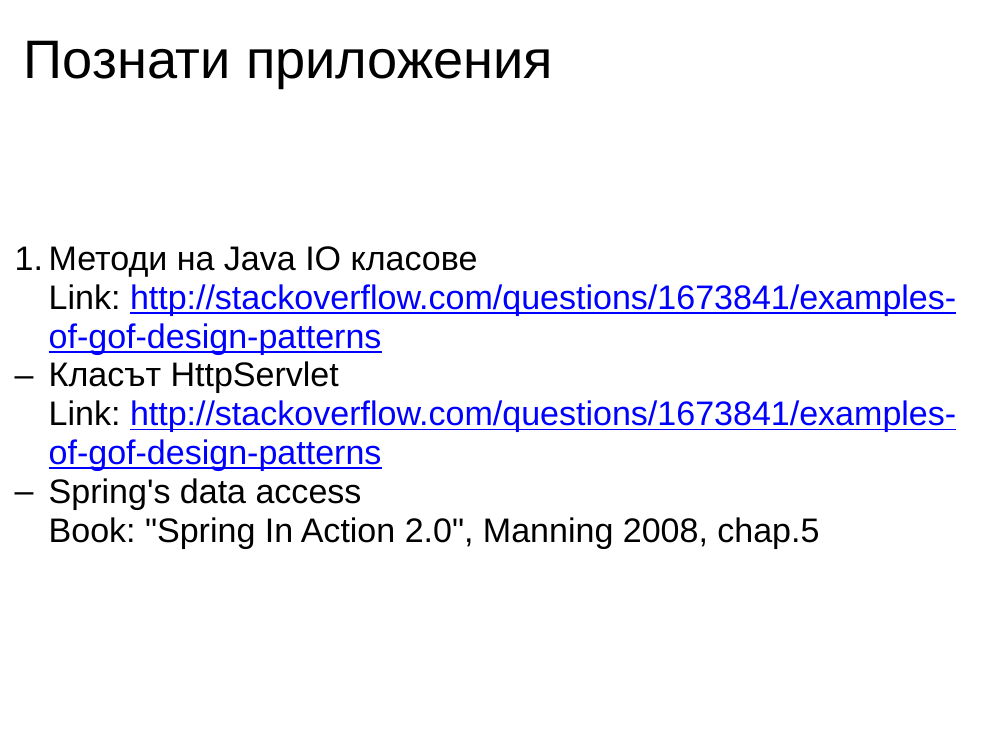
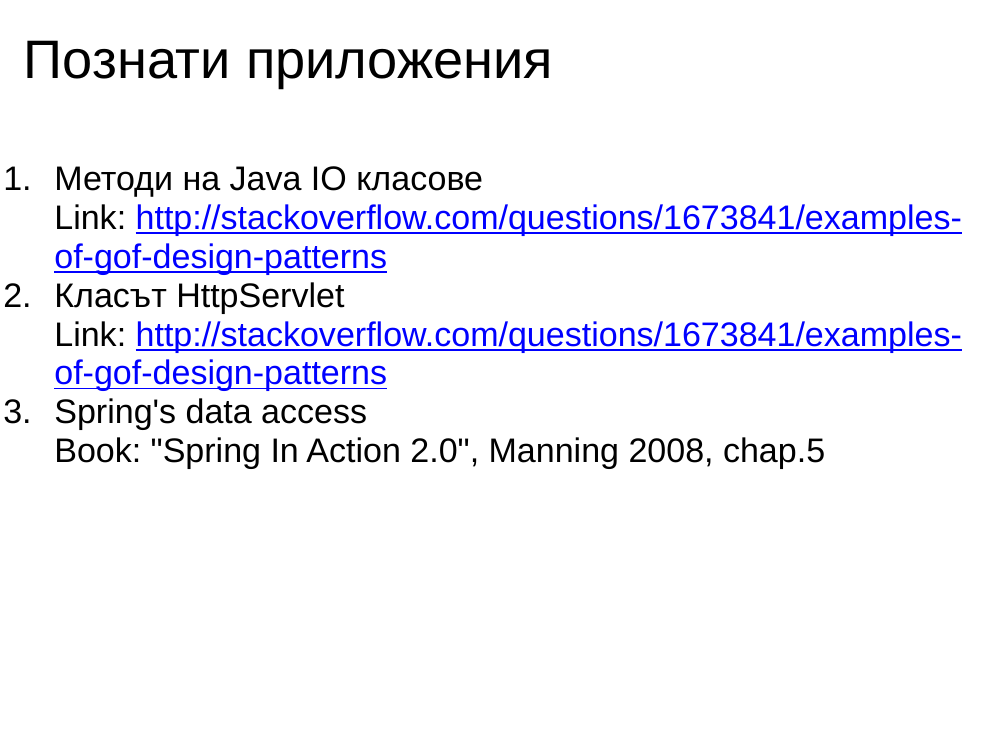
Before and after one commit to nikolaiweselinow/design-patterns-book, a slide deck: slide 7 of resources/Chapter-27-Template-Method/Chapter-27-Template-Method.ppt. Drawn at 1008x756 pixels with LibreOffice and Linux fonts; fonts in the diff are those of the drawing. Boxes give left, top, right and bottom in pixels: in the first picture for what was removed or moved away, otherwise in the second. Text is boxed around its words. In the diff, an @@ line names an element or a change of style, - is before the commit and + after.

```diff
--- a/resources/Chapter-27-Template-Method/Chapter-27-Template-Method.ppt
+++ b/resources/Chapter-27-Template-Method/Chapter-27-Template-Method.ppt
@@ text "Методи на Java IO класове ..." at <box>54,166,962,469</box>: list level 2 to 1 in "Методи на Java IO класове ..."; bullet – to 1.; list level 2 to 1 in "Класът HttpServlet Link: http://stackoverflow.com/questions/ ..."; list level 2 to 1 in "Spring's data access Book: "Spring ..." @@
```
Also in this commit, not shown: 5 other slides changed, 1 other file.
